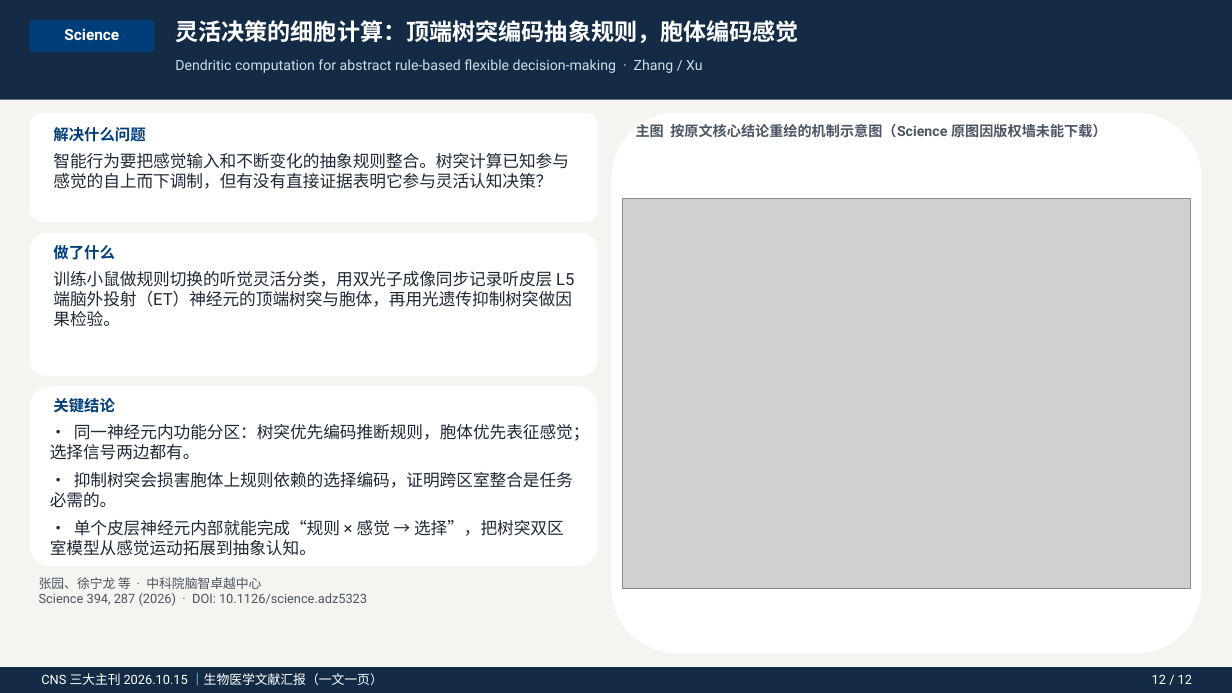
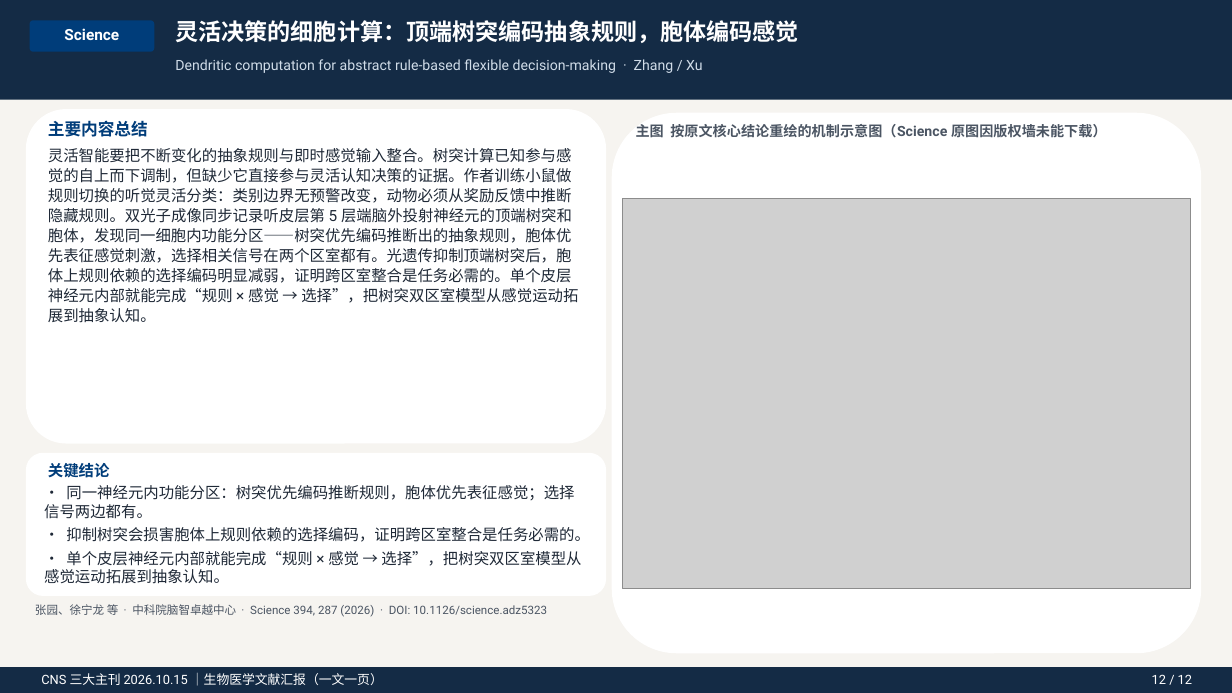
Before and after one commit to zh798858037-sys/AI, a slide deck: slide 14 of CNS_20261015_生物医学文献汇报.pptx. Drawn at 1232x693 pixels with LibreOffice and Linux fonts; fonts in the diff are those of the drawing; grey boxes stand for pictures. Boxes give left, top, right and bottom in pixels: in the first picture for what was removed or moved away, otherwise in the second. Text is boxed around its words. In the diff, an @@ line names an element or a change of style, - is before the commit and + after.

```diff
--- a/CNS_20261015_生物医学文献汇报.pptx
+++ b/CNS_20261015_生物医学文献汇报.pptx
@@ rounded rectangle: place and size @@
-rounded rectangle at bbox=[30, 233, 598, 376]
+rounded rectangle at bbox=[26, 109, 606, 444]
@@ rounded rectangle removed at bbox=[30, 113, 598, 222] @@
@@ text added at bbox=[48, 120, 148, 137], 13 pt, text #003D7A, bold @@
+主要内容总结
@@ text added at bbox=[48, 148, 578, 323], 12 pt, text #1F2937 @@
+灵活智能要把不断变化的抽象规则与即时感觉输入整合。树突计算已知参与感觉的自上而下调制，但缺少它直接参与灵活认知决策的证据。作者训练小鼠做规则切换的听觉灵活分类：类别边界无预警改变，动物必须从奖励反馈中推断隐藏规则。双光子成像同步记录听皮层第 5 层端脑外投射神经元的顶端树突和胞体，发现同一细胞内功能分区——树突优先编码推断出的抽象规则，胞体优先表征感觉刺激，选择相关信号在两个区室都有。光遗传抑制顶端树突后，胞体上规则依赖的选择编码明显减弱，证明跨区室整合是任务必需的。单个皮层神经元内部就能完成“规则 × 感觉 → 选择”，把树突双区室模型从感觉运动拓展到抽象认知。
@@ text removed at bbox=[53, 127, 145, 142] @@
-解决什么问题
@@ text removed at bbox=[53, 153, 569, 189] @@
-智能行为要把感觉输入和不断变化的抽象规则整合。树突计算已知参与感觉的自上而下调制，但有没有直接证据表明它参与灵活认知决策？
@@ text removed at bbox=[53, 245, 115, 260] @@
-做了什么
@@ text removed at bbox=[53, 271, 574, 327] @@
-训练小鼠做规则切换的听觉灵活分类，用双光子成像同步记录听皮层 L5 端脑外投射（ET）神经元的顶端树突与胞体，再用光遗传抑制树突做因果检验。
@@ rounded rectangle: place and size @@
-rounded rectangle at bbox=[30, 386, 598, 567]
+rounded rectangle at bbox=[26, 453, 606, 596]
@@ text "• 同一神经元内功能分区：树突优先编码推断规则，胞体优先表征感觉；选择信号两边都有。": place and size @@
-text "• 同一神经元内功能分区：树突优先编码推断规则，胞体优先表征感觉；选择信号两边都有。" at bbox=[50, 424, 590, 556]
+text "• 同一神经元内功能分区：树突优先编码推断规则，胞体优先表征感觉；选择信号两边都有。" at bbox=[44, 485, 590, 584]
@@ text "• 同一神经元内功能分区：树突优先编码推断规则，胞体优先表征感觉；选择信号两边都有。" at bbox=[44, 485, 590, 584]: size 13 to 12 pt; less space between paragraphs @@
@@ text "关键结论": place and size @@
-text "关键结论" at bbox=[53, 398, 115, 413]
+text "关键结论" at bbox=[48, 463, 110, 478]
@@ text at bbox=[35, 604, 547, 617]: text changed; size 10 to 9 pt @@
-张园、徐宁龙 等 · 中科院脑智卓越中心
-Science 394, 287 (2026) · DOI: 10.1126/science.adz5323
+张园、徐宁龙 等 · 中科院脑智卓越中心 · Science 394, 287 (2026) · DOI: 10.1126/science.adz5323
```
Also in this commit, not shown: 12 other slides changed, 2 other files.
